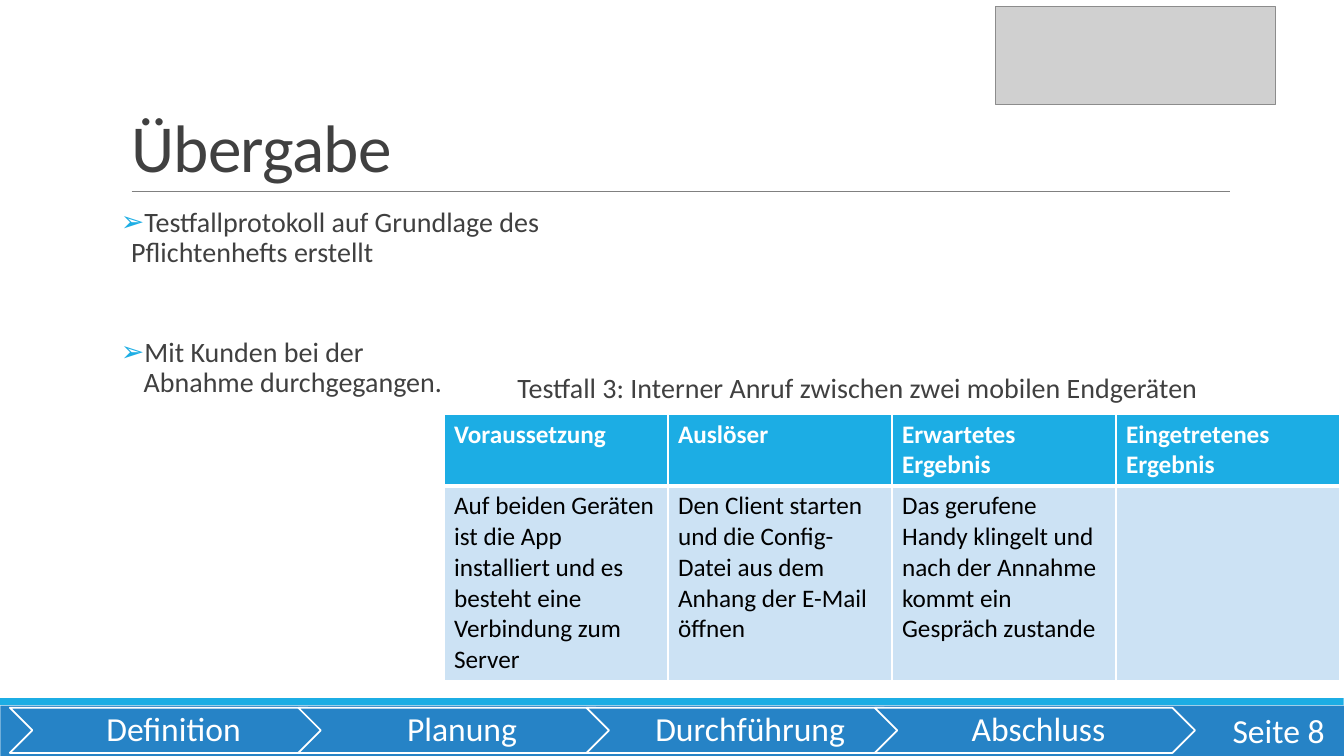
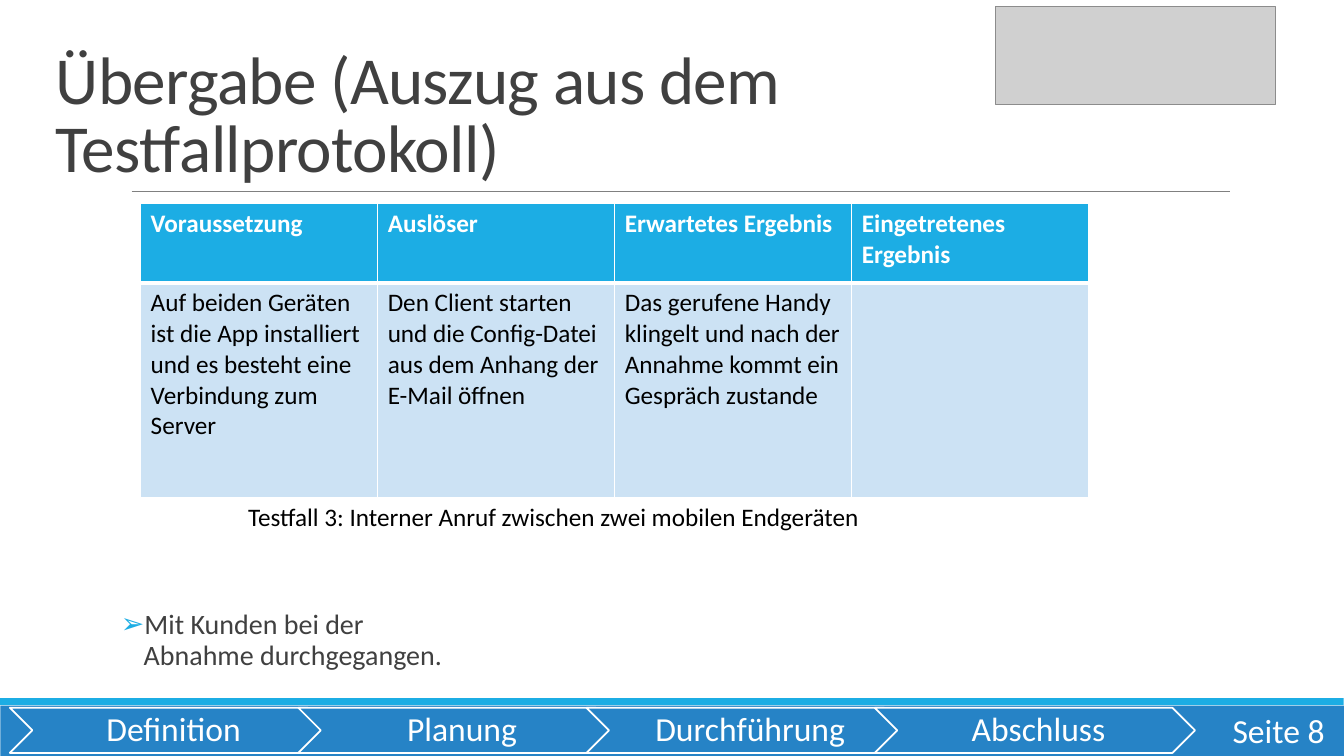
Before and after one commit to OberstufenprojektVOIP/OSP_VOIP, a slide deck: slide 8 of Pr-sentation/Präsi Tim Abschluss.pptx. Drawn at 1344x756 pixels with LibreOffice and Linux fonts; fonts in the diff are those of the drawing; grey boxes stand for pictures. Boxes give left, top, right and bottom in pixels: in the first picture for what was removed or moved away, otherwise in the second. Text is boxed around its words. In the diff, an @@ line names an element or a change of style, - is before the commit and + after.

```diff
--- a/Pr-sentation/Präsi Tim Abschluss.pptx
+++ b/Pr-sentation/Präsi Tim Abschluss.pptx
@@ title at box(56, 50, 780, 183): text changed @@
-Übergabe
+Übergabe (Auszug aus dem Testfallprotokoll)
@@ table: place and size @@
-table at box(445, 414, 1340, 677)
+table at box(141, 204, 1089, 498)
@@ text at box(131, 212, 539, 262): paragraph removed @@
-➢ Testfallprotokoll auf Grundlage des Pflichtenhefts erstellt
@@ text "Testfall 3: Interner Anruf zwischen ...": place and size @@
-text "Testfall 3: Interner Anruf zwischen ..." at box(517, 378, 1197, 403)
+text "Testfall 3: Interner Anruf zwischen ..." at box(248, 508, 858, 531)
@@ text "Testfall 3: Interner Anruf zwischen ..." at box(248, 508, 858, 531): size 20 to 18 pt, text colour #404040 to #000000; bullet   to none; line spacing 0.9 to 1; less space between paragraphs @@
```
Also in this commit, not shown: 7 other slides changed.
